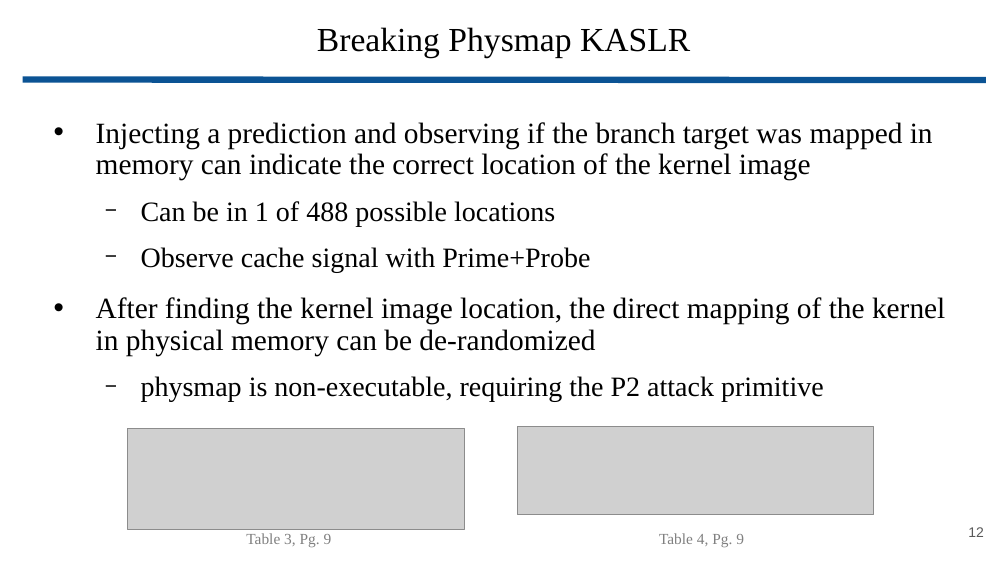
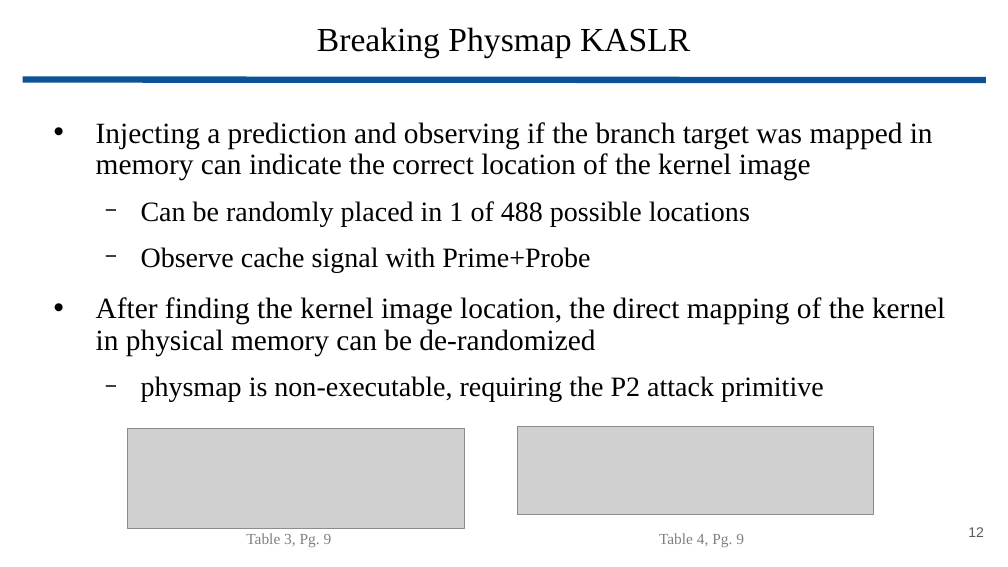
Before and after one commit to wbuz24/grad-research, a slide deck: slide 12 of presentations/Phantom.pptx. Drawn at 1008x567 pixels with LibreOffice and Linux fonts; fonts in the diff are those of the drawing; grey boxes stand for pictures. Boxes give left, top, right and bottom in pixels: in the first picture for what was removed or moved away, otherwise in the second. Text is boxed around its words. In the diff, an @@ line names an element or a change of style, - is before the commit and + after.

```diff
--- a/presentations/Phantom.pptx
+++ b/presentations/Phantom.pptx
@@ text at (141,201,750,226): text changed @@
-  − Can be in 1 of 488 possible locations
+  − Can be randomly placed in 1 of 488 possible locations
```
Also in this commit, not shown: 5 other slides changed.
